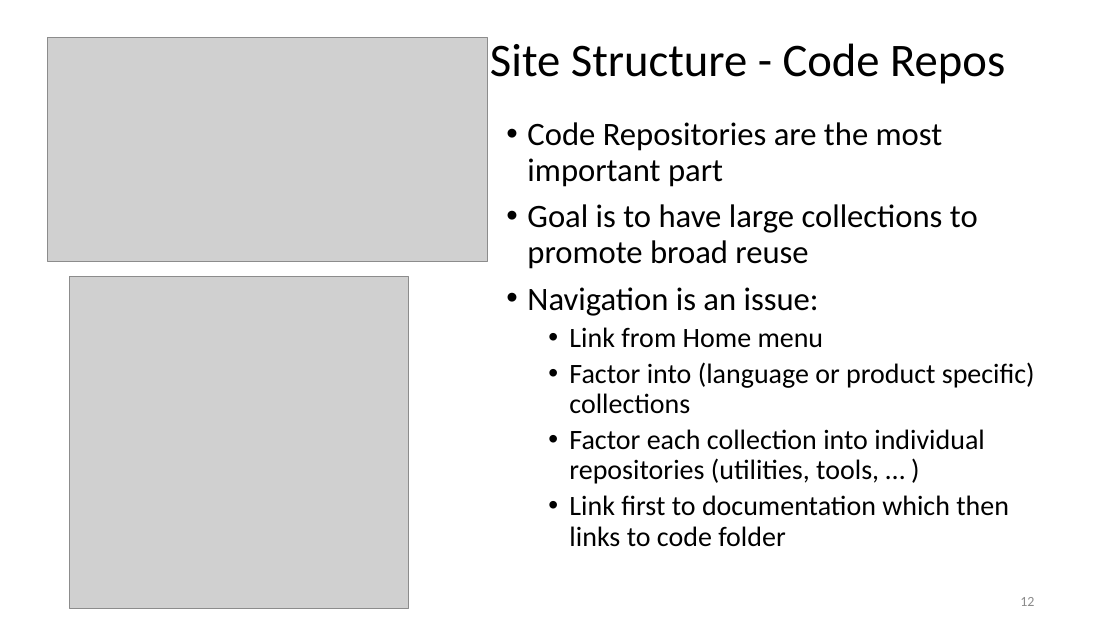
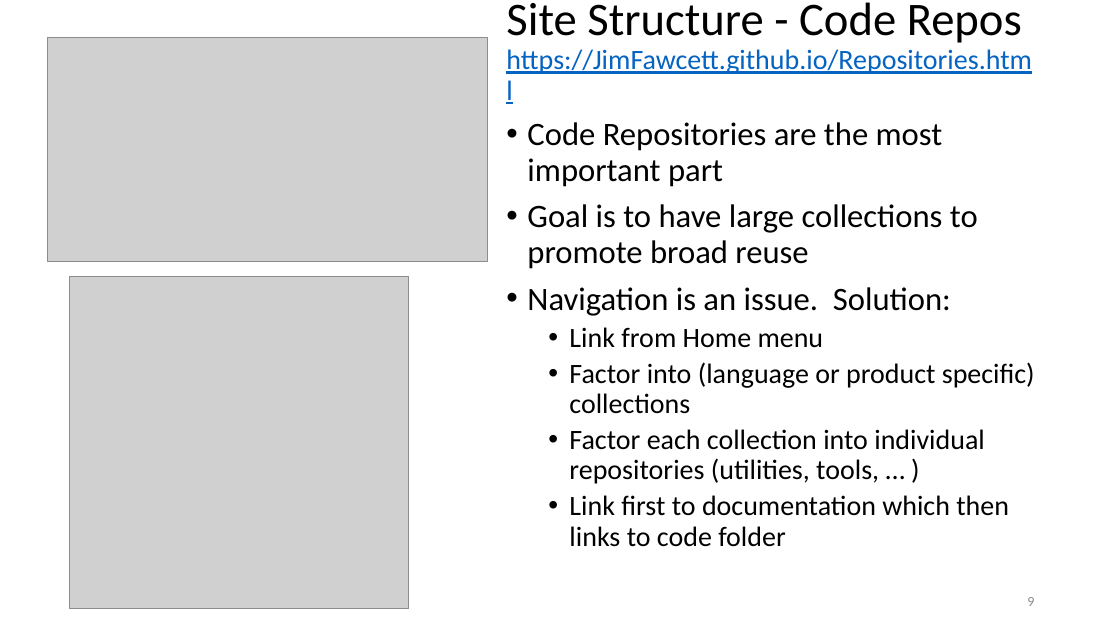
Before and after one commit to JimFawcett/JimFawcett.github.io, a slide deck: slide 9 of Resources/PublishingSourceCode.pptx (slide 12 before the commit). Drawn at 1120x630 pixels with LibreOffice and Linux fonts; fonts in the diff are those of the drawing; grey boxes stand for pictures. Boxes give left, top, right and bottom in pixels: in the first picture for what was removed or moved away, otherwise in the second. Text is boxed around its words. In the diff, an @@ line names an element or a change of style, - is before the commit and + after.

Commit message:
revised site presentation

```diff
--- a/Resources/PublishingSourceCode.pptx
+++ b/Resources/PublishingSourceCode.pptx
@@ title at (506, 2, 1032, 74): text changed; size 40 to 24 pt; text colour #000000 to #0563C1 @@
-Site Structure - Code Repos
+Site Structure - Code Repos
+https://JimFawcett.github.io/Repositories.html
@@ text at (527, 287, 951, 316): text changed @@
-• Navigation is an issue:
+• Navigation is an issue. Solution:
@@ page number at (1027, 597, 1034, 606): text changed @@
-12
+9
```
Also in this commit, not shown: 6 other slides changed, 6 other files.
